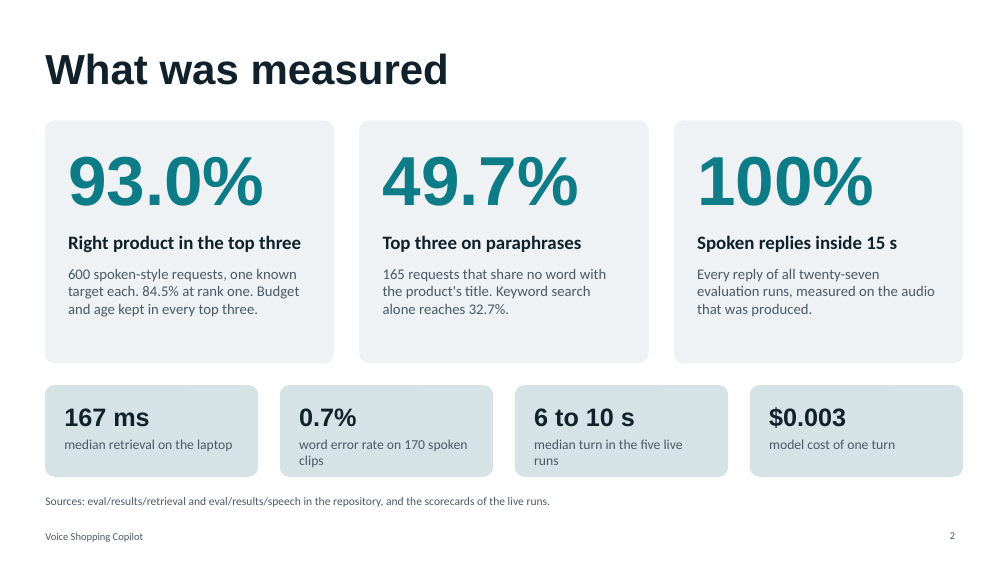
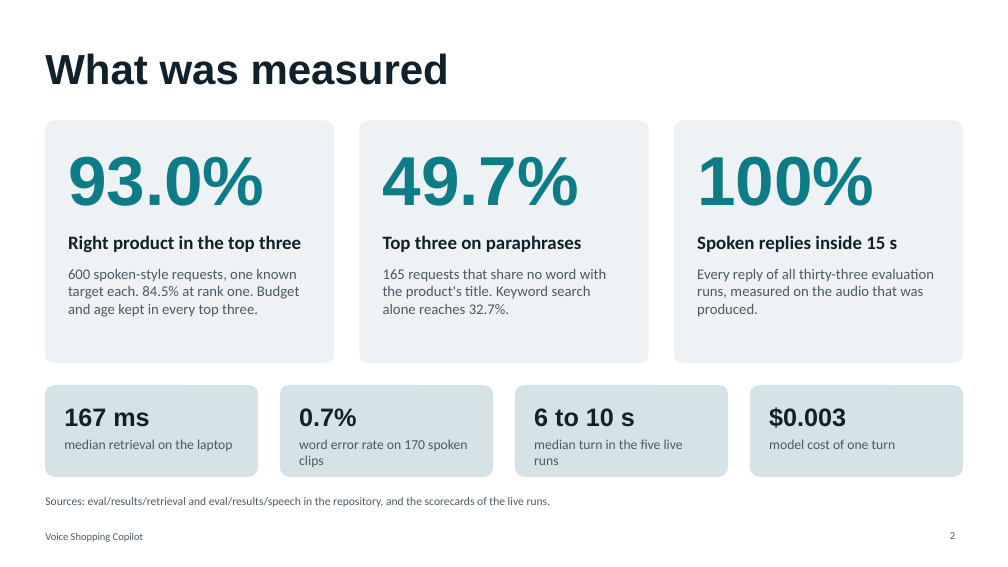
Before and after one commit to MohanLi/voice-shopping-copilot, a slide deck: slide 2 of docs/slides/Voice-Shopping-Copilot-demo.pptx. Drawn at 1008x567 pixels with LibreOffice and Linux fonts; fonts in the diff are those of the drawing. Boxes give left, top, right and bottom in pixels: in the first picture for what was removed or moved away, otherwise in the second. Text is boxed around its words. In the diff, an @@ line names an element or a change of style, - is before the commit and + after.

```diff
--- a/docs/slides/Voice-Shopping-Copilot-demo.pptx
+++ b/docs/slides/Voice-Shopping-Copilot-demo.pptx
@@ text at (x1=697, y1=269, x2=934, y2=317): text changed @@
-Every reply of all twenty-seven evaluation runs, measured on the audio that was produced.
+Every reply of all thirty-three evaluation runs, measured on the audio that was produced.
```
Also in this commit, not shown: 2 other slides changed, 9 other files.
